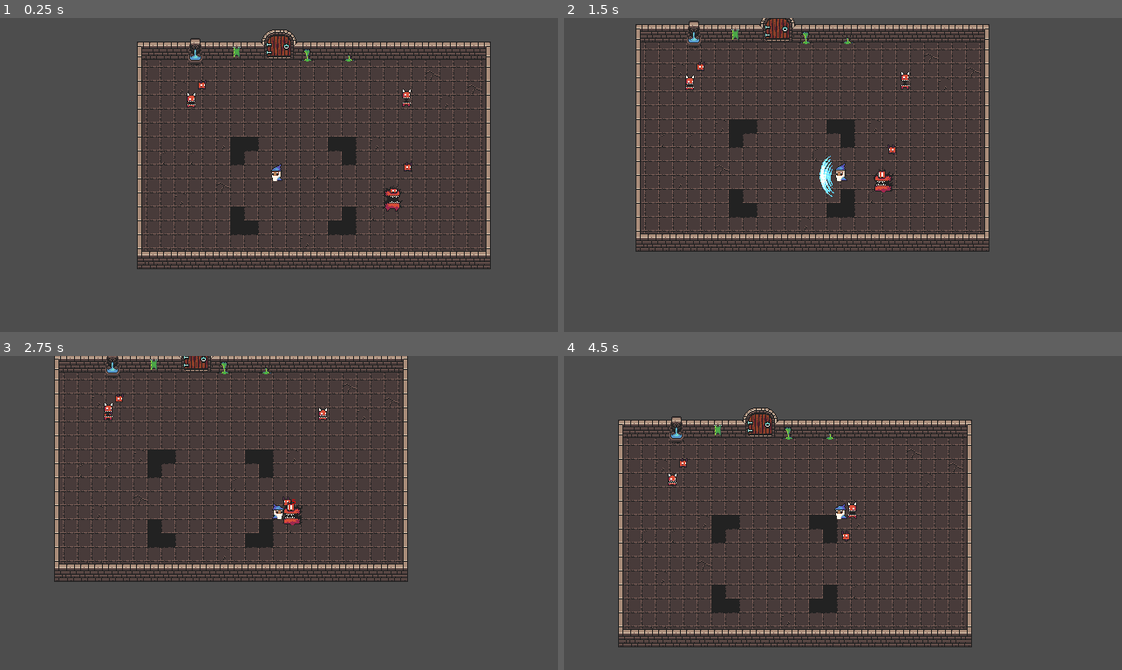
Above: before the commit, frames 1-4 (two rows, left to right).
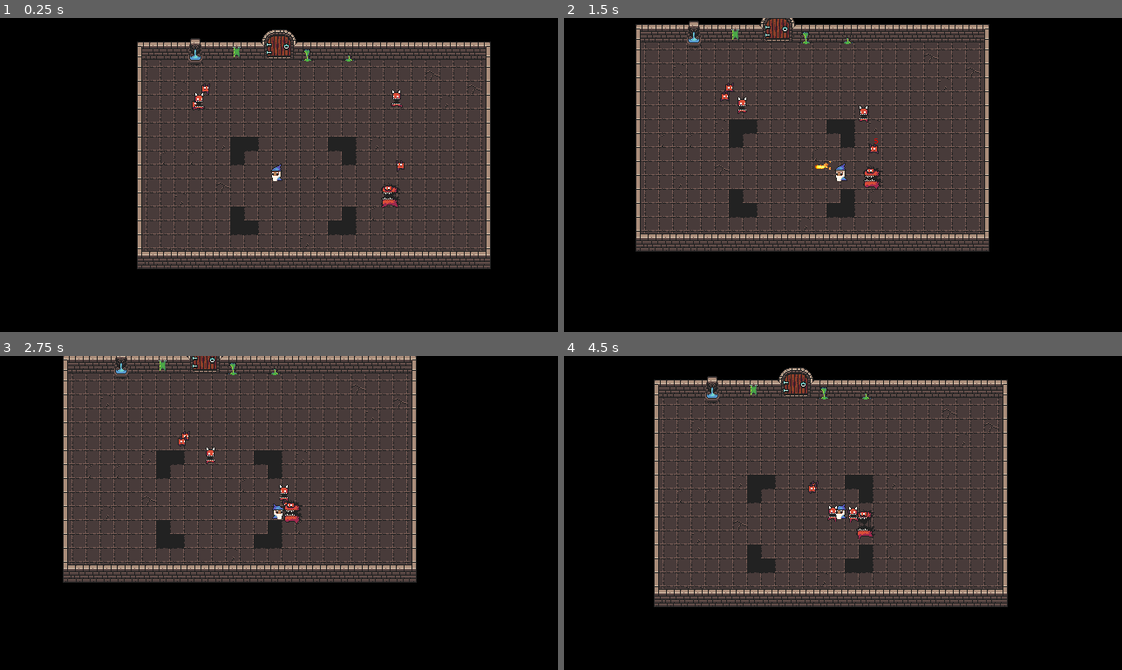
Above: after the commit, the same moments.

Repository: bloyot/arena-roguelike-prototype
Game: Godot game, scene res://scenes/test.tscn
The game is run twice, just before and just after one commit, with the same random seed, the same clock (stepped at 60 frames per second) and the same inputs.
Inputs (mouse positions are in pixels of both pictures, inside the frame that each line leads up to):
- Up to frame 1 (0.25 s): no input
- Up to frame 2 (1.5 s): move the mouse to (965, 159) at 0.52 s; hold D (move_right) 0.53-1.28 s; tap 1 (ability_1, bound only after the commit) at 0.6 s; click (965, 159) at 0.8 s; move the mouse to (731, 190) at 1.27 s; hold S (move_down) from 1.28 s (still down); click (731, 190) at 1.35 s
- Up to frame 3 (2.75 s): tap 2 (ability_2, bound only after the commit) at 1.55, 2.1 s; move the mouse to (334, 443) at 2.02 s; release S (move_down) at 2.03 s; hold D (move_right) from 2.03 s (still down); tap Q (ability_2, bound only before the commit) at 2.3 s
- Up to frame 4 (4.5 s): move the mouse to (882, 503) at 2.77 s; release D (move_right) at 2.78 s; hold W (move_up) 2.78-3.53 s; tap Q (ability_2, bound only before the commit) at 2.85 s; tap 3 (ability_3, bound only after the commit) at 3.05, 3.6 s; move the mouse to (876, 550) at 3.52 s; hold A (move_left) from 3.53 s (still down); tap E (ability_3, bound only before the commit) at 3.8, 4.35 s; move the mouse to (675, 465) at 4.27 s

The runs differ from the first frame. In frame 1, 54% of the frame differs, in the area x 0-100%, y 0-100%; in frame 2, 55%; in frame 3, 73%; in frame 4, 75%.
Error before the commit: Invalid access of index '2' on a base object of type: 'Array[Ability]'. (res://scripts/ability/ability_system.gd:18)

Commit message:
got dash working

Diff:
--- a/project.godot
+++ b/project.godot
@@ -25,6 +25,7 @@
 
 window/size/viewport_width=640
 window/size/viewport_height=360
+window/size/mode=3
 window/stretch/mode="canvas_items"
 window/stretch/scale_mode="integer"
 
@@ -66,27 +67,37 @@
 }
 ability_1={
 "deadzone": 0.2,
-"events": [Object(InputEventMouseButton,"resource_local_to_scene":false,"resource_name":"","device":-1,"window_id":0,"alt_pressed":false,"shift_pressed":false,"ctrl_pressed":false,"meta_pressed":false,"button_mask":1,"position":Vector2(158, 9),"global_position":Vector2(172, 82),"factor":1.0,"button_index":1,"canceled":false,"pressed":true,"double_click":false,"script":null)
+"events": [Object(InputEventKey,"resource_local_to_scene":false,"resource_name":"","device":-1,"window_id":0,"alt_pressed":false,"shift_pressed":false,"ctrl_pressed":false,"meta_pressed":false,"pressed":false,"keycode":49,"physical_keycode":0,"key_label":0,"unicode":49,"location":0,"echo":false,"script":null)
 ]
 }
 ability_2={
 "deadzone": 0.2,
-"events": [Object(InputEventKey,"resource_local_to_scene":fa …(140 unchanged characters)… d":false,"keycode":0,"physical_keycode":81,"key_label":0,"unicode":113,"location":0,"echo":false,"script":null)
+"events": [Object(InputEventKey,"resource_local_to_scene":fa …(140 unchanged characters)… d":false,"keycode":0,"physical_keycode":50,"key_label":0,"unicode":50,"location":0,"echo":false,"script":null)
 ]
 }
 ability_3={
 "deadzone": 0.2,
-"events": [Object(InputEventKey,"resource_local_to_scene":fa …(140 unchanged characters)… d":false,"keycode":0,"physical_keycode":69,"key_label":0,"unicode":101,"location":0,"echo":false,"script":null)
+"events": [Object(InputEventKey,"resource_local_to_scene":fa …(140 unchanged characters)… d":false,"keycode":0,"physical_keycode":51,"key_label":0,"unicode":51,"location":0,"echo":false,"script":null)
 ]
 }
 ability_4={
 "deadzone": 0.2,
-"events": [Object(InputEventKey,"resource_local_to_scene":fa …(140 unchanged characters)… d":false,"keycode":0,"physical_keycode":32,"key_label":0,"unicode":32,"location":0,"echo":false,"script":null)
+"events": [Object(InputEventKey,"resource_local_to_scene":fa …(140 unchanged characters)… d":false,"keycode":0,"physical_keycode":52,"key_label":0,"unicode":52,"location":0,"echo":false,"script":null)
 ]
 }
 quit={
 "deadzone": 0.2,
 "events": [Object(InputEventKey,"resource_local_to_scene":false,"resource_name":"","device":-1,"window_id":0,"alt_press …(195 unchanged characters)…
+]
+}
+use_primary_ability={
+"deadzone": 0.2,
+"events": [Object(InputEventMouseButton,"resource_local_to_scene":false,"resource_name":"","device":-1,"window_id":0,"alt_pressed":false,"shift_pressed":false,"ctrl_pressed":false,"meta_pressed":false,"button_mask":1,"position":Vector2(126, 20),"global_position":Vector2(140, 93),"factor":1.0,"button_index":1,"canceled":false,"pressed":true,"double_click":false,"script":null)
+]
+}
+use_movement_ability={
+"deadzone": 0.2,
+"events": [Object(InputEventMouseButton,"resource_local_to_scene":false,"resource_name":"","device":-1,"window_id":0,"alt_pressed":false,"shift_pressed":false,"ctrl_pressed":false,"meta_pressed":false,"button_mask":2,"position":Vector2(166, 19),"global_position":Vector2(180, 92),"factor":1.0,"button_index":2,"canceled":false,"pressed":true,"double_click":false,"script":null)
 ]
 }
 
--- /dev/null
+++ b/scenes/ability/DashAbility.tscn
@@ -0,0 +1,6 @@
+[gd_scene load_steps=2 format=3 uid="uid://dwlb4tsa88kgi"]
+
+[ext_resource type="Script" uid="uid://biawhslrrwrco" path="res://scripts/ability/dash_ability.gd" id="1_7a8j6"]
+
+[node name="DashAbility" type="Node2D" groups=["ability"]]
+script = ExtResource("1_7a8j6")
--- a/scenes/ability/FireballAbility.tscn
+++ b/scenes/ability/FireballAbility.tscn
@@ -6,5 +6,6 @@
 [node name="FireballAbility" type="Node2D" groups=["ability"]]
 script = ExtResource("1_3ltcq")
 fireball_projectile = ExtResource("2_pteas")
-projectile_speed = 1.0
+projectile_speed = 3.0
 damage = 5
+cooldown_s = 0.15
--- a/scenes/ability/FireballProjectile.tscn
+++ b/scenes/ability/FireballProjectile.tscn
@@ -1,7 +1,8 @@
-[gd_scene load_steps=4 format=3 uid="uid://ddcxnqgh2iytw"]
+[gd_scene load_steps=5 format=3 uid="uid://ddcxnqgh2iytw"]
 
-[ext_resource type="Script" uid="uid://bttk30b4rxs8q" path="res://scripts/ability/projectile.gd" id="1_5daug"]
+[ext_resource type="Script" uid="uid://d1341idv1suee" path="res://scripts/ability/fireball_projectile.gd" id="1_5daug"]
 [ext_resource type="SpriteFrames" uid="uid://cfmjld57kwmsa" path="res://assets/fx/fireball_fx.tres" id="1_xlr8m"]
+[ext_resource type="PackedScene" uid="uid://cheol8ouxjq38" path="res://scenes/fx/aoe_indicator.tscn" id="2_752hn"]
 
 [sub_resource type="CapsuleShape2D" id="CapsuleShape2D_3ltcq"]
 radius = 4.0
@@ -10,6 +11,10 @@
 [node name="FireballProjectile" type="Node2D"]
 scale = Vector2(0.6, 0.6)
 script = ExtResource("1_5daug")
+aoe_indicator = ExtResource("2_752hn")
+splash_damage = 2
+splash_radius = 10.0
+time_to_live = 0.1
 
 [node name="AnimatedSprite2D" type="AnimatedSprite2D" parent="."]
 sprite_frames = ExtResource("1_xlr8m")
@@ -25,3 +30,7 @@
 position = Vector2(10, 0)
 rotation = 1.5707964
 shape = SubResource("CapsuleShape2D_3ltcq")
+
+[node name="Tip" type="Marker2D" parent="."]
+unique_name_in_owner = true
+position = Vector2(18, 0)
--- a/scenes/enemy/big_demon.tscn
+++ b/scenes/enemy/big_demon.tscn
@@ -17,7 +17,7 @@
 contact_damage = 10
 contact_tick_rate_s = 0.2
 move_speed = 15.0
-aggro_range = 100.0
+aggro_range = 1000.0
 hit_stun_time = 0.3
 hit_flash_time = 0.1
 
--- a/scenes/enemy/chort.tscn
+++ b/scenes/enemy/chort.tscn
@@ -18,7 +18,7 @@
 contact_damage = 5
 contact_tick_rate_s = 0.2
 move_speed = 45.0
-aggro_range = 100.0
+aggro_range = 1000.0
 hit_stun_time = 0.3
 hit_flash_time = 0.1
 
--- a/scenes/enemy/imp.tscn
+++ b/scenes/enemy/imp.tscn
@@ -19,7 +19,7 @@
 contact_damage = 3
 contact_tick_rate_s = 0.2
 move_speed = 30.0
-aggro_range = 100.0
+aggro_range = 1000.0
 hit_stun_time = 0.3
 hit_flash_time = 0.1
 
--- a/scenes/fx/aoe_indicator.tscn
+++ b/scenes/fx/aoe_indicator.tscn
@@ -1,6 +1,9 @@
-[gd_scene load_steps=2 format=3 uid="uid://cheol8ouxjq38"]
+[gd_scene load_steps=3 format=3 uid="uid://cheol8ouxjq38"]
 
 [ext_resource type="Script" uid="uid://cdeg6cegbm0s1" path="res://scripts/fx/aoe_indicator.gd" id="1_tgymb"]
+
+[sub_resource type="CircleShape2D" id="CircleShape2D_tgymb"]
+radius = 50.0
 
 [node name="AoEIndicator" type="Node2D"]
 script = ExtResource("1_tgymb")
@@ -11,3 +14,12 @@
 time_to_live = 3.0
 growth_time = 2.0
 filled = true
+
+[node name="Area2D" type="Area2D" parent="."]
+unique_name_in_owner = true
+collision_layer = 8
+collision_mask = 4
+
+[node name="CollisionShape2D" type="CollisionShape2D" parent="Area2D"]
+unique_name_in_owner = true
+shape = SubResource("CircleShape2D_tgymb")
--- a/scenes/player/player.tscn
+++ b/scenes/player/player.tscn
@@ -1,10 +1,11 @@
-[gd_scene load_steps=7 format=3 uid="uid://cxmr885n24ccj"]
+[gd_scene load_steps=8 format=3 uid="uid://cxmr885n24ccj"]
 
 [ext_resource type="SpriteFrames" uid="uid://tfxm0g443rlu" path="res://assets/character/wizard/wizard_sprites.tres" id="1_3vyb7"]
 [ext_resource type="Script" uid="uid://d15au6qjch55y" path="res://scripts/player.gd" id="1_dovo2"]
 [ext_resource type="PackedScene" uid="uid://cbnvpfqvuiyeo" path="res://scenes/ability/SlashAbility.tscn" id="3_gmlin"]
 [ext_resource type="Script" uid="uid://b7fbvjtv7pwhe" path="res://scripts/ability/ability_system.gd" id="3_lvxji"]
 [ext_resource type="PackedScene" uid="uid://spxnuqnbfunx" path="res://scenes/ability/FireballAbility.tscn" id="5_75vfm"]
+[ext_resource type="Script" uid="uid://biawhslrrwrco" path="res://scripts/ability/dash_ability.gd" id="6_75vfm"]
 
 [sub_resource type="CapsuleShape2D" id="CapsuleShape2D_dovo2"]
 radius = 6.0
@@ -15,6 +16,8 @@
 collision_mask = 21
 script = ExtResource("1_dovo2")
 move_speed = 100.0
+dash_speed = 300.0
+dash_duration = 0.5
 
 [node name="CollisionShape2D" type="CollisionShape2D" parent="."]
 position = Vector2(-1, -2)
@@ -44,10 +47,15 @@
 [node name="Pivot" type="Node2D" parent="AbilitySystem"]
 unique_name_in_owner = true
 
+[node name="FireballAbility" parent="AbilitySystem/Pivot" node_paths=PackedStringArray("player") instance=ExtResource("5_75vfm")]
+player = NodePath("../../..")
+
 [node name="SlashAbility" parent="AbilitySystem/Pivot" node_paths=PackedStringArray("player") instance=ExtResource("3_gmlin")]
 unique_name_in_owner = true
 position = Vector2(20, 0)
 player = NodePath("../../..")
 
-[node name="FireballAbility" parent="AbilitySystem/Pivot" node_paths=PackedStringArray("player") instance=ExtResource("5_75vfm")]
+[node name="DashAbility" type="Node2D" parent="AbilitySystem/Pivot" node_paths=PackedStringArray("player") groups=["ability"]]
+script = ExtResource("6_75vfm")
 player = NodePath("../../..")
+metadata/_custom_type_script = "uid://biawhslrrwrco"
--- a/scenes/test.tscn
+++ b/scenes/test.tscn
@@ -28,6 +28,13 @@
 metadata/_custom_type_script = "uid://undmhay5dy6w"
 
 [node name="Test" type="Node2D"]
+
+[node name="Background" type="ColorRect" parent="."]
+offset_left = -4915.0
+offset_top = -4459.0
+offset_right = 5085.0
+offset_bottom = 5541.0
+color = Color(0, 0, 0, 1)
 
 [node name="Environment" type="Node2D" parent="."]
 metadata/_edit_lock_ = true
--- a/scripts/ability/ability.gd
+++ b/scripts/ability/ability.gd
@@ -6,6 +6,11 @@
 signal ability_ended(ability_name: String)
 
 @export var player: Player
+
+var cooldown_timer: Timer = Timer.new()
+
+@abstract
+func get_ability_id() -> int
 
 # check activation conditions and costs
 @abstract
@@ -25,6 +30,16 @@
 func get_tags() -> Array[String]:
 	return []
 
+@abstract
+func get_cooldown_s() -> float
+
+@abstract
+func get_cost() -> int
+
+func _ready() -> void:
+	cooldown_timer.one_shot = true
+	add_child(cooldown_timer)
+
 # pay costs like mana or other resources
 # default no op, override if needed
 func commit_ability() -> void:
@@ -37,7 +52,11 @@
 
 # check can_activate_ability and activate it if valid
 func try_activate_ability() -> void:
-	if can_activate_ability():
+	if cooldown_timer.is_stopped() and can_activate_ability():
 		commit_ability()
 		ability_activated.emit(get_ability_name())
 		activate_ability()
+
+		# if this ability has a cooldown, start the timer
+		if get_cooldown_s() != 0:
+			cooldown_timer.start(get_cooldown_s())
--- a/scripts/ability/ability_system.gd
+++ b/scripts/ability/ability_system.gd
@@ -1,13 +1,15 @@
 class_name AbilitySystem extends Node2D
 
 @onready var pivot: Node2D = %Pivot
-@onready var slash_ability: Ability = %SlashAbility
 
 var abilities: Array[Ability] = []
 
 func _ready() -> void:
+	var ability_id: int = 0
 	for ability_node: Node2D in get_tree().get_nodes_in_group("ability"):
 		if ability_node is Ability:
+			ability_node.ability_id = ability_id
+			ability_id += 1
 			abilities.append(ability_node as Ability)
 
 func use_ability(ability_index, target_pos: Vector2) -> void:
--- /dev/null
+++ b/scripts/ability/dash_ability.gd
@@ -0,0 +1,27 @@
+class_name DashAbility extends Ability
+
+@export var cooldown_s: float
+@export var cost: int
+
+var ability_id: int
+
+func get_ability_id() -> int:
+	return ability_id
+
+func can_activate_ability() -> bool:
+	return true
+
+func activate_ability() -> void:
+	player.change_state(BaseCharacterState.STATE.DASH)
+
+func cancel_ability() -> void:
+	pass
+
+func get_ability_name() -> String:
+	return "Dash"
+
+func get_cooldown_s() -> float:
+	return cooldown_s
+
+func get_cost() -> int:
+	return cost
--- a/scripts/ability/fireball_ability.gd
+++ b/scripts/ability/fireball_ability.gd
@@ -3,12 +3,20 @@
 @export var fireball_projectile: PackedScene
 @export var projectile_speed: float
 @export var damage: int
+@export var cooldown_s: float
+@export var cost: int
+
+var ability_id: int
 
 var projectiles_node: Node2D
 
 func _ready() -> void:
+	super()
 	# TODO need a better way to reference this object
 	projectiles_node = get_tree().get_root().get_node("/root/Test/Objects/Projectiles") as Node2D
+
+func get_ability_id() -> int:
+	return ability_id
 
 func can_activate_ability() -> bool:
 	return true
@@ -22,6 +30,12 @@
 func get_ability_name() -> String:
 	return "Fireball"
 
+func get_cooldown_s() -> float:
+	return cooldown_s
+
+func get_cost() -> int:
+	return cost
+
 func spawn_fireball() -> void:
 	var fireball: Projectile = fireball_projectile.instantiate() as Projectile
 	var proj_direction = (get_global_mouse_position() - player.position).normalized()
--- /dev/null
+++ b/scripts/ability/fireball_projectile.gd
@@ -0,0 +1,28 @@
+class_name FireballProjectile extends Projectile
+
+@onready var tip: Marker2D = %Tip
+
+@export var aoe_indicator: PackedScene
+@export var splash_damage: int
+@export var splash_radius: float
+@export var time_to_live: float
+
+
+func on_body_entered(body_entered: Node2D) -> void:
+	if body_entered is Enemy:
+		body_entered.take_damage(damage)
+
+	var aoe = aoe_indicator.instantiate()
+	aoe.min_radius = splash_radius
+	aoe.max_radius = splash_radius
+	aoe.time_to_live = time_to_live
+	aoe.filled = true
+	aoe.position = tip.global_position
+
+	# TODO write this function to check if it's an enemy that isn't the one that was initially
+	# hit, and then deal the splash damage
+	#aoe.on_body_entered_func = func(body: Node2D): print(body)
+
+	Helpers.get_projectiles().call_deferred("add_child", aoe)
+
+	call_deferred("queue_free")
--- a/scripts/ability/projectile.gd
+++ b/scripts/ability/projectile.gd
@@ -11,7 +11,12 @@
 
 # position is the initial position for the projectile
 # direction should be a normalized vector pointing where the object should move
-func construct(position_: Vector2, rotation_: float, velocity_: float, direction_: Vector2, damage_: int) -> void:
+func construct(
+		position_: Vector2,
+		rotation_: float,
+		velocity_: float,
+		direction_: Vector2,
+		damage_: int) -> void:
 	position = position_
 	velocity = velocity_
 	direction = direction_
@@ -25,5 +30,4 @@
 	if body_entered is Enemy:
 		body_entered.take_damage(damage)
 
-	# TODO spawn AoE indicator scene
 	queue_free()
--- a/scripts/ability/slash_ability.gd
+++ b/scripts/ability/slash_ability.gd
@@ -4,13 +4,19 @@
 @onready var animated_sprite: AnimatedSprite2D = $SlashFx
 @onready var hitbox: Area2D = %Hitbox
 
+var ability_id: int
+
 # TODO make this configurable
 var damage: int = 4
 
 func _ready() -> void:
+	super()
 	toggle_fx(false)
 	animated_sprite.animation_finished.connect(on_animation_finished)
 	hitbox.area_entered.connect(on_area_entered)
+
+func get_ability_id() -> int:
+	return ability_id
 
 func can_activate_ability() -> bool:
 	return true
@@ -24,6 +30,12 @@
 
 func get_ability_name() -> String:
 	return "Slash"
+
+func get_cooldown_s() -> float:
+	return 0.0
+
+func get_cost() -> int:
+	return 0
 
 func end_ability() -> void:
 	super()
--- a/scripts/autoloads/helpers.gd
+++ b/scripts/autoloads/helpers.gd
@@ -8,4 +8,12 @@
 	return null
 
 func get_player() -> Player:
+	# TODO update this to the name of our actual combat scene
+	assert(get_tree().get_current_scene().name == "Test", "get_objects called outside of combat scene")
 	return get_tree().get_root().get_node("/root/Test/Objects/Player") as Player
+
+# use to get the projectiles root node in a combat scene
+func get_projectiles() -> Node2D:
+	# TODO update this to the name of our actual combat scene
+	assert(get_tree().get_current_scene().name == "Test", "get_objects called outside of combat scene")
+	return get_tree().get_root().get_node("/root/Test/Objects/Projectiles") as Node2D
--- a/scripts/autoloads/input_manager.gd
+++ b/scripts/autoloads/input_manager.gd
@@ -22,6 +22,8 @@
 		"ability_2": Input.is_action_just_pressed("ability_2"),
 		"ability_3": Input.is_action_just_pressed("ability_3"),
 		"ability_4": Input.is_action_just_pressed("ability_4"),
+		"use_primary_ability": Input.is_action_just_pressed("use_primary_ability"),
+		"use_movement_ability": Input.is_action_just_pressed("use_movement_ability"),
 		"quit": Input.is_action_just_pressed("quit")
 	}
 
--- a/scripts/fx/aoe_indicator.gd
+++ b/scripts/fx/aoe_indicator.gd
@@ -1,5 +1,8 @@
 @tool
 class_name AoEIndicator extends Node2D
+
+@onready var area: Area2D = %Area2D
+@onready var collision: CollisionShape2D = %CollisionShape2D
 
 @export var border_color: Color
 @export var fill_color: Color
@@ -10,11 +13,15 @@
 @export var filled: bool = false
 @export var width: float = 1.0
 
+var on_body_entered_func = func(_body: Node2D): print("override me")
 var curr_radius: float
 var ttl_timer: Timer
 
 func _ready() -> void:
 	curr_radius = min_radius
+	var circleShape: CircleShape2D = collision.shape as CircleShape2D
+	circleShape.radius = curr_radius
+	area.body_entered.connect(on_body_entered_func)
 
 	# create the timer to remove the aoe after the ttl
 	ttl_timer = Timer.new()
@@ -27,6 +34,7 @@
 	if max_radius > min_radius:
 		var tween = get_tree().create_tween()
 		tween.tween_property(self, "curr_radius", max_radius, growth_time)
+		tween.parallel().tween_property(circleShape, "radius", max_radius, growth_time)
 		tween.tween_callback(func(): ttl_timer.start(time_to_live))
 	else:
 		ttl_timer.start(time_to_live)
--- a/scripts/player.gd
+++ b/scripts/player.gd
@@ -15,18 +15,27 @@
 @onready var ability_system: AbilitySystem = %AbilitySystem
 # Exports
 @export var move_speed: float
+@export var dash_speed: float
+@export var dash_duration: float
 
 # State variables
 # track all states here for reference, map of STATE enum to BaseCharacterState object
 var states: Dictionary = {
 	BaseCharacterState.STATE.IDLE: IdleState.new(),
-	BaseCharacterState.STATE.MOVE: MoveState.new()
+	BaseCharacterState.STATE.MOVE: MoveState.new(),
+	BaseCharacterState.STATE.DASH: DashState.new()
 }
+
+var input_locked: bool = false
+var intangible: bool = false
+
 # track our current state here
 var curr_state: BaseCharacterState = null
 # use this to avoid flipping our facing during the middle of an attack or other animation
 var freeze_facing: bool = false
-
+# track the ability indexes here
+var active_ability_index: int = 0
+var movement_ability_index: int = 2
 ## player specific stuff goes here ##
 var health = 50
 
@@ -50,28 +59,34 @@
 
 func move(_delta: float) -> void:
 
-	velocity = Vector2(0, 0)
-	if InputManager.get_input()["move_left"]:
-		velocity += Vector2(-move_speed, 0)
-	if InputManager.get_input()["move_right"]:
-		velocity += Vector2(move_speed, 0)
-	if InputManager.get_input()["move_up"]:
-		velocity += Vector2(0, -move_speed)
-	if InputManager.get_input()["move_down"]:
-		velocity += Vector2(0, move_speed)
+	if not input_locked:
+		velocity = Vector2(0, 0)
+		if InputManager.get_input()["move_left"]:
+			velocity += Vector2(-move_speed, 0)
+		if InputManager.get_input()["move_right"]:
+			velocity += Vector2(move_speed, 0)
+		if InputManager.get_input()["move_up"]:
+			velocity += Vector2(0, -move_speed)
+		if InputManager.get_input()["move_down"]:
+			velocity += Vector2(0, move_speed)
 
 	move_and_slide()
 
 func handle_abilities() -> void:
-	if InputManager.get_input()["ability_1"]:
-		ability_system.use_ability(0, camera.get_global_mouse_position())
-	if InputManager.get_input()["ability_2"]:
-		ability_system.use_ability(1, camera.get_global_mouse_position())
-	if InputManager.get_input()["ability_3"]:
-		ability_system.use_ability(2, camera.get_global_mouse_position())
-	if InputManager.get_input()["ability_4"]:
-		ability_system.use_ability(3, camera.get_global_mouse_position())
 
+	if not input_locked:
+		if InputManager.get_input()["ability_1"]:
+			active_ability_index = 0
+		if InputManager.get_input()["ability_2"]:
+			active_ability_index = 1
+		#if InputManager.get_input()["ability_3"]:
+		#	active_ability_index = 2
+		#if InputManager.get_input()["ability_4"]:
+		#	active_ability_index = 3
+		if InputManager.get_input()["use_primary_ability"]:
+			ability_system.use_ability(active_ability_index, camera.get_global_mouse_position())
+		if InputManager.get_input()["use_movement_ability"]:
+			ability_system.use_ability(movement_ability_index, camera.get_global_mouse_position())
 
 func init_states() -> void:
 	# setup the states
--- a/scripts/state/base_character_state.gd
+++ b/scripts/state/base_character_state.gd
@@ -3,7 +3,8 @@
 enum STATE {
 	NONE,
 	IDLE,
-	MOVE
+	MOVE,
+	DASH
 }
 
 var player: Player
--- /dev/null
+++ b/scripts/state/dash_state.gd
@@ -0,0 +1,34 @@
+class_name DashState extends BaseCharacterState
+
+var dash_tween: Tween
+var dash_complete: bool = false
+
+func get_animation_name() -> String:
+	return "run"
+
+func get_state() -> STATE:
+	return STATE.DASH
+
+func on_enter() -> void:
+	print("enter")
+	player.input_locked = true
+
+	# get the direction that we're going to dash
+	var target_vector: Vector2 = (player.camera.get_global_mouse_position() - player.position).normalized()
+	player.velocity = target_vector * player.dash_speed
+
+	dash_tween = player.create_tween()
+	dash_tween.set_ease(Tween.EASE_OUT)
+	dash_tween.tween_property(player, "velocity", Vector2.ZERO, player.dash_duration)
+	dash_tween.finished.connect(func(): dash_complete = true)
+
+
+func on_exit() -> void:
+	player.input_locked = false
+	dash_complete = false
+
+func update(_delta: float) -> STATE:
+
+	if dash_complete:
+		return STATE.IDLE
+	return STATE.NONE
Not shown, added: assets/audio/music/combat_background.mp3
Not shown, added: assets/audio/sfx/fireball_1.mp3
Not shown, added: assets/audio/sfx/fireball_2.mp3
